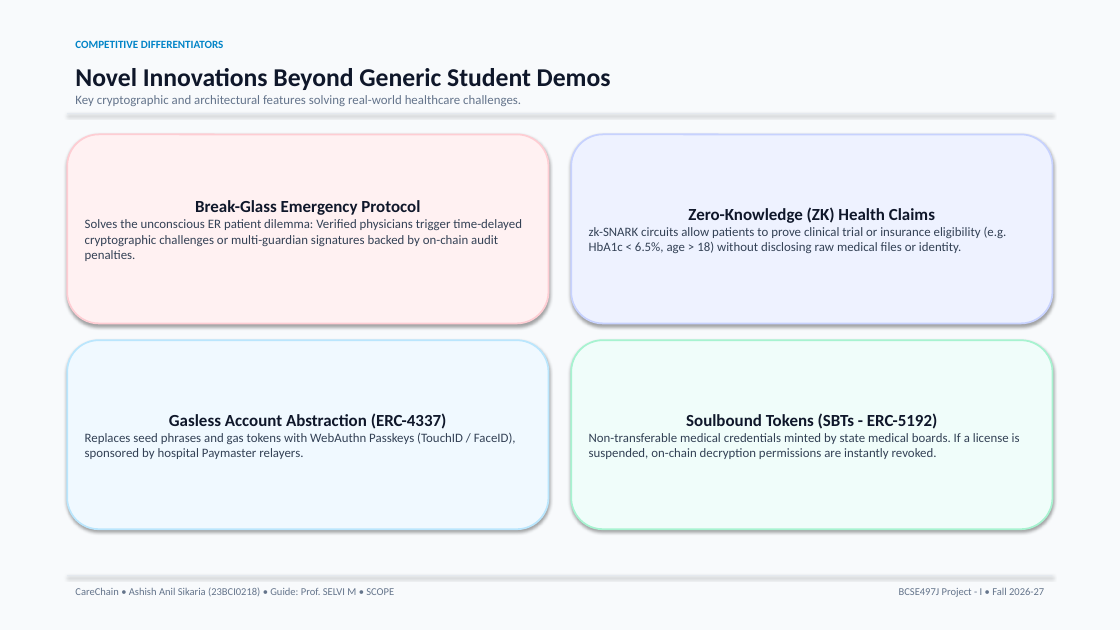
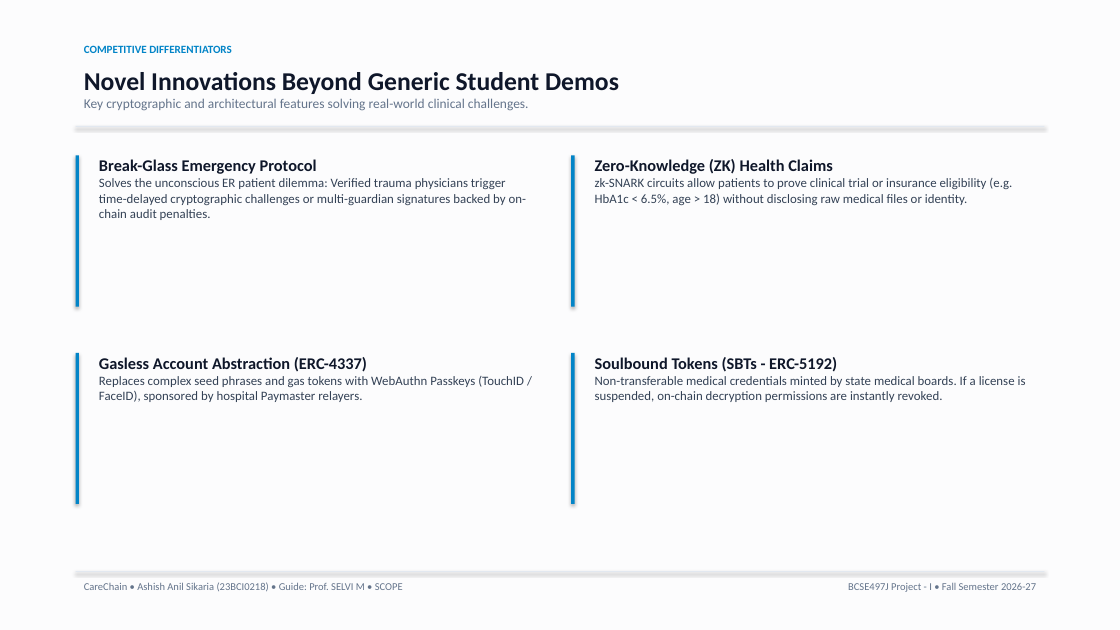
Before and after one commit to ashishanilsikaria/CareChain, a slide deck: slide 7 of docs/presentation/CareChain_Presentation.pptx. Drawn at 1120x630 pixels with LibreOffice and Linux fonts; fonts in the diff are those of the drawing. Boxes give left, top, right and bottom in pixels: in the first picture for what was removed or moved away, otherwise in the second. Text is boxed around its words. In the diff, an @@ line names an element or a change of style, - is before the commit and + after.

Commit message:
refactor(presentation): restructure slides with natural human-crafted layout, open whitespace, and editorial typography

```diff
--- a/docs/presentation/CareChain_Presentation.pptx
+++ b/docs/presentation/CareChain_Presentation.pptx
@@ rectangle at box(0, 0, 1120, 630): fill #F8FAFC to #FCFCFD @@
@@ text "COMPETITIVE DIFFERENTIATORS": place and size @@
-text "COMPETITIVE DIFFERENTIATORS" at box(75, 40, 224, 48)
+text "COMPETITIVE DIFFERENTIATORS" at box(84, 45, 232, 53)
@@ text "Novel Innovations Beyond Generic Student ...": place and size @@
-text "Novel Innovations Beyond Generic Student ..." at box(75, 68, 611, 106)
+text "Novel Innovations Beyond Generic Student ..." at box(84, 72, 619, 110)
@@ text at box(84, 98, 529, 110): text changed; size 11 to 11.5 pt @@
-Key cryptographic and architectural features solving real-world healthcare challenges.
+Key cryptographic and architectural features solving real-world clinical challenges.
@@ rectangle: place and size @@
-rectangle at box(67, 113, 1053, 114)
+rectangle at box(76, 126, 1044, 127)
@@ rectangle added at box(76, 155, 79, 307), fill #0284C7 @@
@@ text "Break-Glass Emergency Protocol": place and size @@
-text "Break-Glass Emergency Protocol" at box(67, 134, 549, 323)
+text "Break-Glass Emergency Protocol" at box(99, 159, 526, 220)
@@ text "Break-Glass Emergency Protocol" at box(99, 159, 526, 220): vertical alignment middle to top; fill #FFF1F2 to none; outline #FECDD3 1.5 pt to none; shadow off @@
@@ text at box(99, 178, 526, 220): text changed @@
-Solves the unconscious ER patient dilemma: Verified physicians trigger time-delayed cryptographic challenges or multi-guardian signatures backed by on-chain audit penalties.
+Solves the unconscious ER patient dilemma: Verified trauma physicians trigger time-delayed cryptographic challenges or multi-guardian signatures backed by on-chain audit penalties.
@@ text at box(99, 159, 317, 174): size 14.5 to 14 pt in "Break-Glass Emergency Protocol"; alignment centre to left @@
@@ rectangle added at box(571, 155, 575, 307), fill #0284C7 @@
@@ text "Zero-Knowledge (ZK) Health Claims": place and size @@
-text "Zero-Knowledge (ZK) Health Claims" at box(571, 134, 1053, 323)
+text "Zero-Knowledge (ZK) Health Claims" at box(595, 159, 1012, 205)
@@ text "Zero-Knowledge (ZK) Health Claims" at box(595, 159, 1012, 205): vertical alignment middle to top; fill #EEF2FF to none; outline #C7D2FE 1.5 pt to none; shadow off @@
@@ text at box(595, 159, 833, 174): size 14.5 to 14 pt in "Zero-Knowledge (ZK) Health Claims"; alignment centre to left @@
@@ rectangle added at box(76, 353, 79, 504), fill #0284C7 @@
@@ text "Gasless Account Abstraction (ERC-4337)": place and size @@
-text "Gasless Account Abstraction (ERC-4337)" at box(67, 340, 549, 529)
+text "Gasless Account Abstraction (ERC-4337)" at box(99, 357, 524, 402)
@@ text "Gasless Account Abstraction (ERC-4337)" at box(99, 357, 524, 402): vertical alignment middle to top; fill #F0F9FF to none; outline #BAE6FD 1.5 pt to none; shadow off @@
@@ text at box(99, 357, 367, 372): size 14.5 to 14 pt in "Gasless Account Abstraction (ERC-4337)"; alignment centre to left @@
@@ rectangle added at box(571, 353, 575, 504), fill #0284C7 @@
@@ text "Soulbound Tokens (SBTs - ERC-5192)": place and size @@
-text "Soulbound Tokens (SBTs - ERC-5192)" at box(571, 340, 1053, 529)
+text "Soulbound Tokens (SBTs - ERC-5192)" at box(595, 357, 1026, 402)
@@ text "Soulbound Tokens (SBTs - ERC-5192)" at box(595, 357, 1026, 402): vertical alignment middle to top; fill #F0FDFA to none; outline #A7F3D0 1.5 pt to none; shadow off @@
@@ text at box(595, 357, 837, 372): size 14.5 to 14 pt in "Soulbound Tokens (SBTs - ERC-5192)"; alignment centre to left @@
@@ text at box(99, 376, 524, 402): text changed @@
-Replaces seed phrases and gas tokens with WebAuthn Passkeys (TouchID / FaceID), sponsored by hospital Paymaster relayers.
+Replaces complex seed phrases and gas tokens with WebAuthn Passkeys (TouchID / FaceID), sponsored by hospital Paymaster relayers.
@@ text "CareChain • Ashish Anil Sikaria ...": place and size @@
-text "CareChain • Ashish Anil Sikaria ..." at box(75, 587, 394, 596)
+text "CareChain • Ashish Anil Sikaria ..." at box(84, 582, 403, 591)
@@ rectangle: place and size @@
-rectangle at box(67, 576, 1053, 576)
+rectangle at box(76, 571, 1044, 572)
@@ text at box(848, 583, 1036, 592): text changed @@
-BCSE497J Project - I • Fall 2026-27
+BCSE497J Project - I • Fall Semester 2026-27
```
Also in this commit, not shown: 9 other slides changed, 1 other file.
